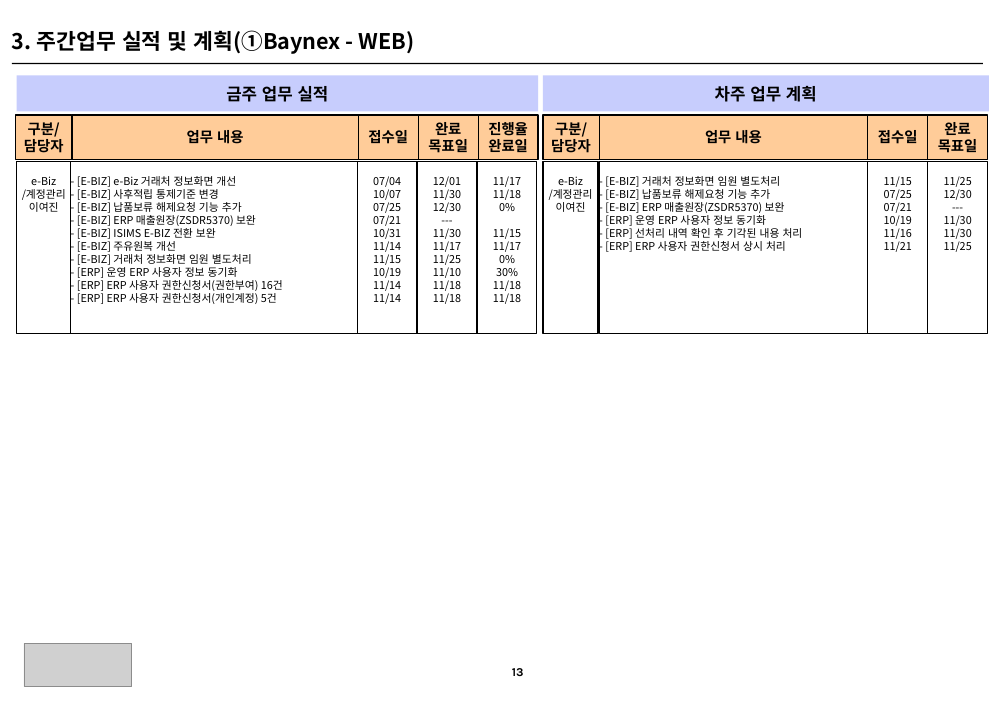
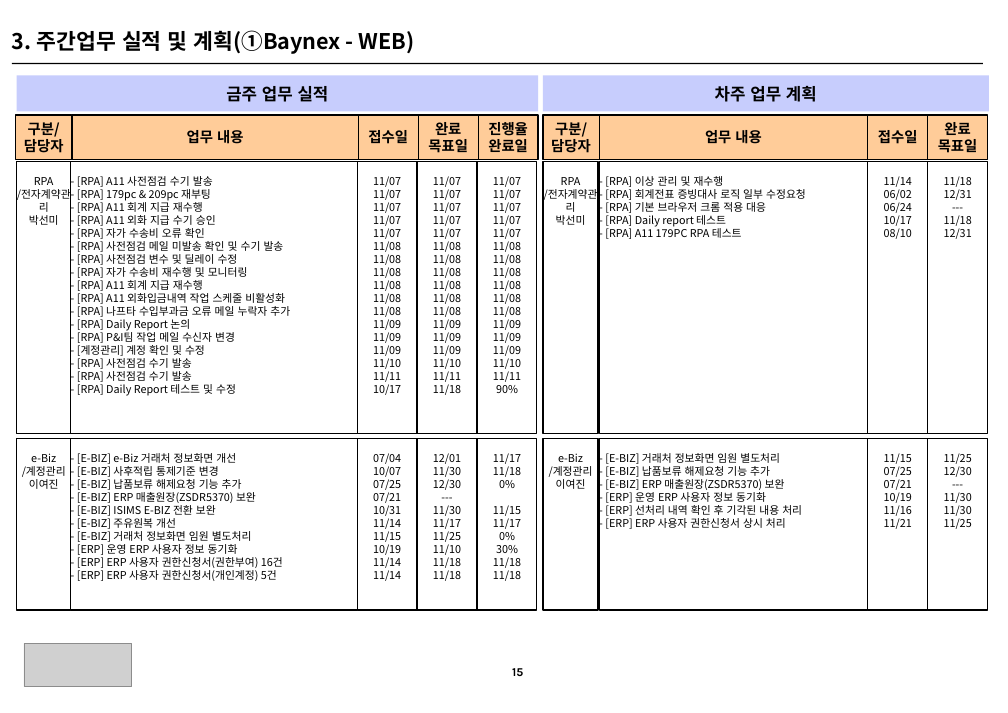
Before and after one commit to HywuLeeJiEun/BBS, a slide deck: slide 5 of src/main/webapp/WEB-INF/Files/주간보고_sample.pptx (slide 3 before the commit). Drawn at 1008x713 pixels with LibreOffice and Linux fonts; fonts in the diff are those of the drawing; grey boxes stand for pictures. Boxes give left, top, right and bottom in pixels: in the first picture for what was removed or moved away, otherwise in the second. Text is boxed around its words. In the diff, an @@ line names an element or a change of style, - is before the commit and + after.

```diff
--- a/src/main/webapp/WEB-INF/Files/주간보고_sample.pptx
+++ b/src/main/webapp/WEB-INF/Files/주간보고_sample.pptx
@@ rectangle added at (x1=16, y1=162, x2=70, y2=434), outline #000000 1 pt, 9 pt, text #000000 @@
+RPA
+/전자계약관리
+박선미
@@ rectangle added at (x1=71, y1=162, x2=357, y2=434), outline #000000 1 pt, 9 pt, text #000000 @@
+- [RPA] A11 사전점검 수기 발송
+- [RPA] 179pc & 209pc 재부팅
+- [RPA] A11 회계 지급 재수행
+- [RPA] A11 외화 지급 수기 승인
+- [RPA] 자가 수송비 오류 확인
+- [RPA] 사전점검 메일 미발송 확인 및 수기 발송
+- [RPA] 사전점검 변수 및 딜레이 수정
+- [RPA] 자가 수송비 재수행 및 모니터링
+- [RPA] A11 회계 지급 재수행
+- [RPA] A11 외화입금내역 작업 스케줄 비활성화
+- [RPA] 나프타 수입부과금 오류 메일 누락자 추가
+- [RPA] Daily Report 논의
+- [RPA] P&I팀 작업 메일 수신자 변경
+- [계정관리] 계정 확인 및 수정
+- [RPA] 사전점검 수기 발송
+- [RPA] 사전점검 수기 발송
+- [RPA] Daily Report 테스트 및 수정
@@ rectangle added at (x1=357, y1=162, x2=417, y2=434), outline #000000 1 pt, 9 pt, text #000000 @@
+11/07
+11/07
+11/07
+11/07
+11/07
+11/08
+11/08
+11/08
+11/08
+11/08
+11/08
+11/09
+11/09
+11/09
+11/10
+11/11
+10/17
@@ rectangle added at (x1=417, y1=162, x2=476, y2=434), outline #000000 1 pt, 9 pt, text #000000 @@
+11/07
+11/07
+11/07
+11/07
+11/07
+11/08
+11/08
+11/08
+11/08
+11/08
+11/08
+11/09
+11/09
+11/09
+11/10
+11/11
+11/18
@@ rectangle added at (x1=477, y1=162, x2=537, y2=434), outline #000000 1 pt, 9 pt, text #000000 @@
+11/07
+11/07
+11/07
+11/07
+11/07
+11/08
+11/08
+11/08
+11/08
+11/08
+11/08
+11/09
+11/09
+11/09
+11/10
+11/11
+90%
@@ rectangle added at (x1=543, y1=162, x2=598, y2=434), outline #000000 1 pt, 9 pt, text #000000 @@
+RPA
+/전자계약관리
+박선미
@@ rectangle added at (x1=599, y1=162, x2=867, y2=434), outline #000000 1 pt, 9 pt, text #000000 @@
+- [RPA] 이상 관리 및 재수행
+- [RPA] 회계전표 증빙대사 로직 일부 수정요청
+- [RPA] 기본 브라우저 크롬 적용 대응
+- [RPA] Daily report 테스트
+- [RPA] A11 179PC RPA 테스트
@@ rectangle added at (x1=868, y1=162, x2=928, y2=434), outline #000000 1 pt, 9 pt, text #000000 @@
+11/14
+06/02
+06/24
+10/17
+08/10
@@ rectangle added at (x1=928, y1=162, x2=987, y2=434), outline #000000 1 pt, 9 pt, text #000000 @@
+11/18
+12/31
+---
+11/18
+12/31
@@ 9 rectangles moved together from (x1=16, y1=162, x2=987, y2=334) to (x1=16, y1=438, x2=987, y2=610) @@
@@ text at (x1=512, y1=668, x2=523, y2=676): text changed @@
-13
+15
```
Also in this commit, not shown: 2 other slides changed, 12 slides added, 23 other files.
